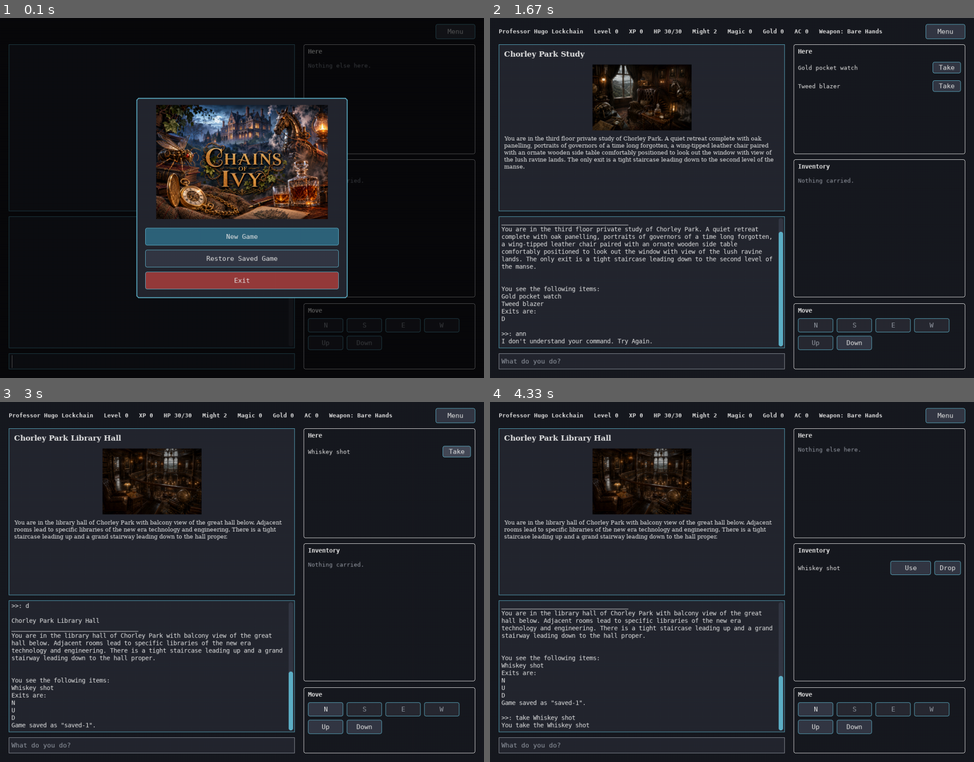
Above: before the commit, frames 1-4 (two rows, left to right).
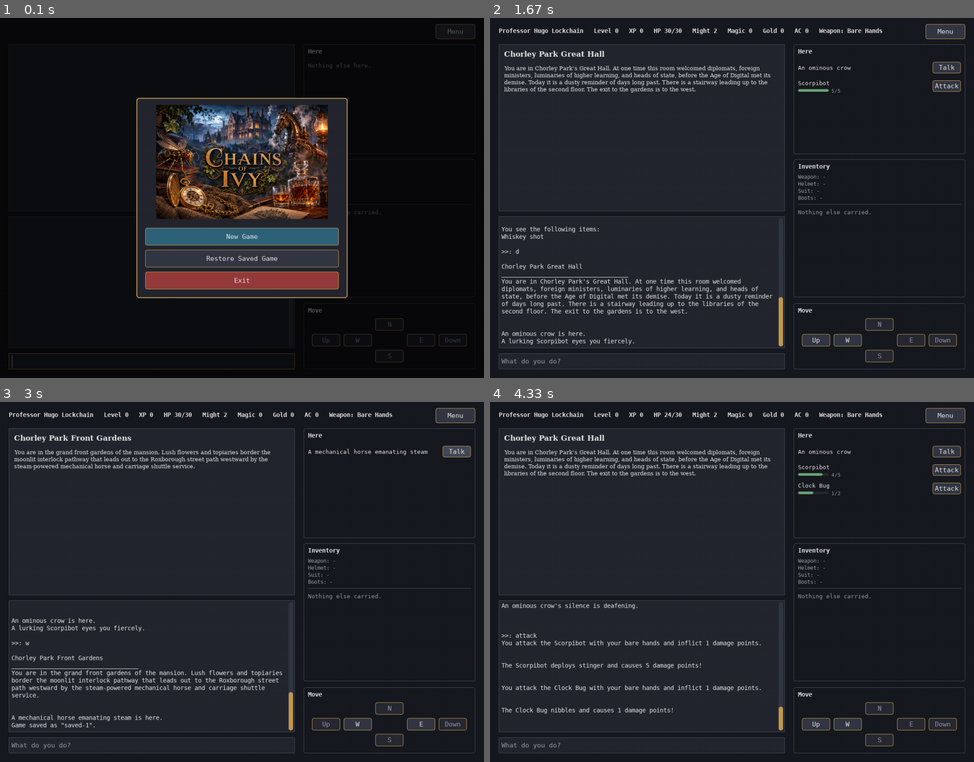
Above: after the commit, the same moments.

Repository: pkokosielis/Chains-of-Ivy
Game: pygame game, started from pygame_main.py
Same seed, same stepped clock (60 frames per second), same inputs: the game is played once before the commit and once after it.
Inputs (mouse positions are in pixels of both pictures, inside the frame that each line leads up to):
- Up to frame 1 (0.1 s): no input
- Up to frame 2 (1.67 s): click "New Game" at 0.38 s; type "ann" at 0.67 s; tap Enter at 1 s; press the mouse at (940, 342) at 1.25 s; move the mouse to (804, 230) at 1.35 s; release the mouse at (664, 122) at 1.48 s; press the mouse at (940, 342) at 1.58 s
- Up to frame 3 (3 s): move the mouse to (256, 614) at 1.68 s; release the mouse at (58, 502) at 1.82 s; press the mouse at (358, 726) at 1.92 s; move the mouse to (295, 679) at 2.02 s; release the mouse at (237, 632) at 2.15 s; press the mouse at (454, 416) at 2.25 s; move the mouse to (416, 564) at 2.35 s; release the mouse at (377, 711) at 2.48 s; click (450, 448) at 2.6 s, where only the run after the commit has a clickable "Talk"; tap Enter at 2.88 s
- Up to frame 4 (4.33 s): press the mouse at (911, 726) at 3.25 s; move the mouse to (775, 686) at 3.35 s; release the mouse at (640, 646) at 3.48 s; press the mouse at (780, 715) at 3.58 s; move the mouse to (785, 664) at 3.68 s; release the mouse at (790, 614) at 3.82 s; click (944, 452) at 3.93 s, where only the run after the commit has a clickable "Talk"; click (944, 470) at 4.27 s, where only the run after the commit has a clickable "Attack"

The runs differ from the first frame. In frame 1, 2.6% of the frame differs, in the area x 1-99%, y 1-98%; in frame 2, 13%; in frame 3, 12%; in frame 4, 13%.

Commit message:
Polish the Pygame GUI: colour, type, and five layout fixes
Continues the visual-review punch list (the "big three" - Scene pane,
persistent title, Here pane - already shipped) with the remaining
colour, type, and panel/layout items.

Colour: every panel border used the same cyan COLOR_ACCENT, including
the focused command input, so nothing stood out because everything was
accented. Idle panels (Scene, Log, Here, Inventory, Move) now use a new
muted COLOR_BORDER; COLOR_ACCENT is reserved for focus/active state
(the focused input, buttons, the scrollbar thumb, an open dropdown, a
modal) and its value shifted from cool cyan to a warm brass/amber to
sit alongside the art instead of fighting it. A healthy HP bar no
longer reuses the accent - HP is its own semantic (COLOR_HP_OK green,
COLOR_ERROR red under 30%), not "this is the focused thing."

Type: modal prose (confirmations, save-name prompt, the game-over
banner) moved to the serif face already used for the Scene pane,
consistent narrative tone throughout. The stats bar went from 13px to
15px first, which wrapped "Weapon: Bare Hands" onto a second line at
981px against 960px available (measured, not guessed); settled on 14px
(872px), still a legibility bump over the original that fits on one
line.

Panel/layout notes:
 - Room.getExits() and its "Exits are: N S D" log spam are gone - the
   Move panel's buttons already say this, and nothing else in the
   engine or tests called the method.
 - "stats"/"inventory" no longer dump the same numbers already shown
   in the top bar / Inventory pane into the log; they pulse an
   accent-colored border on the relevant panel for 0.6s instead.
 - Direction buttons are now a compass rose (DIRECTION_GRID: N above,
   S below, W/E either side of center, Up/Down flanking that row)
   instead of a left-to-right list of six.
 - The Inventory pane gained an always-visible Equip Slots block
   (Weapon/Helmet/Suit/Boots), so "what am I wearing" isn't buried in
   a single Armor Class number.
 - Inventory items still awaiting turn-in (item.npcRequestor's quest
   is Pending) are named in accent color with "-> NPC name", so a
   quest item reads as an open task while it's in the pack, not just
   another line.

Verified by rendering the real app offscreen: the compass rose was
checked against a room with an asymmetric exit set (N/S/Up only) to
confirm enabled/disabled buttons land in the right grid cells, not
just a plausible-looking layout. The equip-slot + quest-suffix work
was checked against a name text that's actually long enough to
threaten the button columns, confirming the new clip region holds.
83 tests pass.

Co-Authored-By: Claude Sonnet 5 <noreply@anthropic.com>

Diff:
--- a/engine/Room.py
+++ b/engine/Room.py
@@ -102,7 +102,6 @@
          iowPrint ("You see the following items:")
          for item in self.items:
             iowPrint (item.getName())
-      self.getExits()
 
    def setAdjacentNorth(self, someRoom):
       self.north = someRoom
@@ -129,19 +128,3 @@
       for passage in self.blockedDirections:
          iowPrint ("A passage " + passage + " has been unblocked.")
       self.blockedDirections = []
-
-
-   def getExits(self):
-      iowPrint ("Exits are:")
-      if (self.north != None and not "North" in self.blockedDirections):
-         iowPrint ("N")
-      if (self.south != None and not "South" in self.blockedDirections):
-         iowPrint ("S")
-      if (self.east != None and not "East" in self.blockedDirections):
-         iowPrint ("E")
-      if (self.west != None and not "West" in self.blockedDirections):
-         iowPrint ("W")
-      if (self.up != None and not "Up" in self.blockedDirections):
-         iowPrint ("U")
-      if (self.down != None and not "Down" in self.blockedDirections):
-         iowPrint ("D")
--- a/pygame_main.py
+++ b/pygame_main.py
@@ -27,9 +27,11 @@
    COLOR_BACKGROUND,
    COLOR_SURFACE,
    COLOR_ACCENT,
+   COLOR_BORDER,
    COLOR_TEXT,
    COLOR_TEXT_DIM,
    COLOR_ERROR,
+   COLOR_HP_OK,
    COLOR_BUTTON_DISABLED,
    drawWrappedText,
    drawTopAlignedText,
@@ -44,6 +46,11 @@
 
 WINDOW_WIDTH = 1100
 WINDOW_HEIGHT = 820
+
+# How long the Stats bar / Inventory pane border flashes accent-colored
+# after "stats"/"inventory" is typed, pointing at the panel that already
+# has the answer instead of dumping the same numbers into the log again.
+HIGHLIGHT_PULSE_SECONDS = 0.6
 
 BANNER_IMAGE_PATH = ".images/game_banner.png"
 # Maps a Room's numeric ID to the art shown for it on the main screen.
@@ -93,6 +100,28 @@
    ("d", "down", "Down", "Down"),
 ]
 
+# Grid position (col, row) for each direction button, laid out as a compass
+# rose - N above, S below, W/E either side of center, Up/Down flanking the
+# W/E row - rather than a left-to-right list, so the shape reads as a map.
+DIRECTION_GRID = {
+   "n": (2, 0),
+   "u": (0, 1),
+   "w": (1, 1),
+   "e": (3, 1),
+   "d": (4, 1),
+   "s": (2, 2),
+}
+
+# (Character attribute, display label) for the four equip slots shown at
+# the top of the Inventory pane, so "what am I wearing" doesn't collapse
+# into a single Armor Class number.
+EQUIP_SLOTS = [
+   ("weapon", "Weapon"),
+   ("helmet", "Helmet"),
+   ("suit", "Suit"),
+   ("boots", "Boots"),
+]
+
 
 def initSetting():
    me = Character("Professor Hugo Lockchain")
@@ -141,7 +170,7 @@
 
    def draw(self, surface):
       super().draw(surface)
-      drawWrappedText(surface, self.question, self.questionRect, getFont(15), COLOR_TEXT)
+      drawWrappedText(surface, self.question, self.questionRect, getFont(15, serif=True), COLOR_TEXT)
 
 
 class ExitScreen(Modal):
@@ -169,7 +198,7 @@
 
    def draw(self, surface):
       super().draw(surface)
-      drawWrappedText(surface, "What would you like to do?", self.titleRect, getFont(15), COLOR_TEXT)
+      drawWrappedText(surface, "What would you like to do?", self.titleRect, getFont(15, serif=True), COLOR_TEXT)
 
 
 class SaveNameScreen(Modal):
@@ -210,7 +239,7 @@
 
    def draw(self, surface):
       super().draw(surface)
-      drawWrappedText(surface, "Name this save:", self.titleRect, getFont(15), COLOR_TEXT, align="left")
+      drawWrappedText(surface, "Name this save:", self.titleRect, getFont(15, serif=True), COLOR_TEXT, align="left")
       if self.showError:
          drawWrappedText(surface, "Please enter a valid name.", self.errorRect, getFont(12),
                           COLOR_ERROR, align="left")
@@ -237,7 +266,7 @@
 
    def draw(self, surface):
       super().draw(surface)
-      drawWrappedText(surface, "Game saved! Continue playing?", self.questionRect, getFont(15), COLOR_TEXT)
+      drawWrappedText(surface, "Game saved! Continue playing?", self.questionRect, getFont(15, serif=True), COLOR_TEXT)
 
 
 DEFAULT_BANNER_TEXT = "Chains of Ivy"
@@ -288,7 +317,7 @@
       if self.bannerImage is not None:
          surface.blit(self.bannerImage, self.bannerImage.get_rect(center=self.bannerRect.center))
       else:
-         drawWrappedText(surface, self.banner, self.bannerRect, getFont(17, bold=True), COLOR_TEXT)
+         drawWrappedText(surface, self.banner, self.bannerRect, getFont(19, bold=True, serif=True), COLOR_TEXT)
 
 
 class LoadPickerScreen(Modal):
@@ -325,7 +354,7 @@
 
    def draw(self, surface):
       super().draw(surface)
-      drawWrappedText(surface, "Load which saved game?", self.titleRect, getFont(15), COLOR_TEXT, align="left")
+      drawWrappedText(surface, "Load which saved game?", self.titleRect, getFont(15, serif=True), COLOR_TEXT, align="left")
       if self.noSavesRect:
          drawWrappedText(surface, "No saved games found.", self.noSavesRect, getFont(14),
                           COLOR_TEXT_DIM, align="left")
@@ -344,6 +373,9 @@
       self.currentRoom = None
       self.player = None
 
+      self.statsHighlightTimer = 0.0
+      self.inventoryHighlightTimer = 0.0
+
       self.modalStack = ModalStack()
 
       # Left column: the Scene pane (room title + art + description) always
@@ -366,6 +398,7 @@
 
       self.inventoryPaneRect = pygame.Rect(690, 322, 390, 314)
       self.inventoryButtons = []
+      self.inventoryNameWidth = self.inventoryPaneRect.width - 20 - 92 - 8 - 60 - 8
 
       self.adminMenu = DropdownMenu(
          (WINDOW_WIDTH - 110, 14, 90, 34), "Menu",
@@ -380,16 +413,22 @@
       self.modalStack.push(StartScreen(), self.handleStartChoice)
 
    def _buildDirectionButtons(self):
+      """Lays out N/S/E/W/Up/Down as a compass rose (DIRECTION_GRID) rather
+      than a left-to-right list of six buttons, so the shape reads as a
+      map - N above, S below, W/E either side of center, Up/Down flanking
+      that middle row."""
       self.directionPaneRect = pygame.Rect(690, 650, 390, 150)
-      btnWidth, btnHeight, gap = 80, 32, 8
-      startX = self.directionPaneRect.x + 10
-      compassY = self.directionPaneRect.y + 34
-      updownY = compassY + btnHeight + gap
-
-      for index, (actionChar, _attrName, _blockedLabel, label) in enumerate(DIRECTION_INFO):
-         row, col = divmod(index, 4)
+      rect = self.directionPaneRect
+      btnWidth, btnHeight, gap = 64, 28, 8
+      columns = 5
+      gridWidth = columns * btnWidth + (columns - 1) * gap
+      startX = rect.x + (rect.width - gridWidth) // 2
+      topY = rect.y + 34
+
+      for actionChar, _attrName, _blockedLabel, label in DIRECTION_INFO:
+         col, row = DIRECTION_GRID[actionChar]
          x = startX + col * (btnWidth + gap)
-         y = compassY if row == 0 else updownY
+         y = topY + row * (btnHeight + gap)
          button = Button((x, y, btnWidth, btnHeight), label,
                           on_click=lambda a=actionChar: self.onDirectionClick(a))
          self.directionButtons[actionChar] = button
@@ -422,6 +461,17 @@
 
       if action == "save":
          self.confirmSaveAs()
+         return
+
+      if action == "stats":
+         # Stats are already always visible in the top bar; pulse it
+         # instead of dumping the same numbers into the log again.
+         self.statsHighlightTimer = HIGHLIGHT_PULSE_SECONDS
+         return
+
+      if action == "inventory":
+         # Same reasoning: the Inventory pane already shows this.
+         self.inventoryHighlightTimer = HIGHLIGHT_PULSE_SECONDS
          return
 
       if action == "talk":
@@ -671,6 +721,12 @@
          button.enabled = bool(room) and getattr(room, attrName) is not None \
             and blockedLabel not in room.blockedDirections
 
+   def _inventoryItemsStartY(self):
+      """Y where the item-row list begins, below the title and the four
+      equip-slot lines drawInventoryPane() always renders above it - kept
+      as one method so the two never drift apart."""
+      return self.inventoryPaneRect.y + 32 + len(EQUIP_SLOTS) * 16 + 16
+
    def refreshInventory(self):
       self.inventoryButtons = []
       if not self.player or not self.player.inventory:
@@ -682,7 +738,11 @@
       useWidth, dropWidth, buttonGap = 92, 60, 8
       x = self.inventoryPaneRect.x + 10
       nameWidth = self.inventoryPaneRect.width - 20 - useWidth - buttonGap - dropWidth - buttonGap
-      y = self.inventoryPaneRect.y + 40
+      # Stashed for drawInventoryPane(), which clips item-name text (a
+      # quest item's name plus its "-> NPC" suffix can otherwise run into
+      # the buttons) to exactly this width.
+      self.inventoryNameWidth = nameWidth
+      y = self._inventoryItemsStartY()
 
       for item in self.player.inventory:
          equipped = item is self.player.weapon or item is self.player.helmet \
@@ -756,7 +816,9 @@
       # longer than the space left before the admin menu button - e.g. a
       # long weapon name - and the whole top bar (y 0-60) is reserved for it.
       statsRect = pygame.Rect(20, 4, self.adminMenu.toggleButton.rect.x - 30, 52)
-      drawWrappedText(self.screen, statsText, statsRect, getFont(13, bold=True), COLOR_TEXT, align="left")
+      if self.statsHighlightTimer > 0:
+         pygame.draw.rect(self.screen, COLOR_ACCENT, statsRect.inflate(12, 8), width=2, border_radius=4)
+      drawWrappedText(self.screen, statsText, statsRect, getFont(14, bold=True), COLOR_TEXT, align="left")
 
    def drawScenePane(self):
       """The room title, art (when this room has any), and description -
@@ -765,7 +827,7 @@
       logged) so where you are never scrolls out of view."""
       rect = self.scenePaneRect
       pygame.draw.rect(self.screen, COLOR_SURFACE, rect)
-      pygame.draw.rect(self.screen, COLOR_ACCENT, rect, width=1)
+      pygame.draw.rect(self.screen, COLOR_BORDER, rect, width=1)
       if not self.currentRoom:
          return
 
@@ -799,7 +861,7 @@
       path, not just movement and inventory management."""
       rect = self.herePaneRect
       pygame.draw.rect(self.screen, COLOR_BACKGROUND, rect)
-      pygame.draw.rect(self.screen, COLOR_TEXT, rect, width=1, border_radius=4)
+      pygame.draw.rect(self.screen, COLOR_BORDER, rect, width=1, border_radius=4)
       titleSurf = getFont(14, bold=True).render("Here", True, COLOR_TEXT)
       self.screen.blit(titleSurf, (rect.x + 10, rect.y + 8))
 
@@ -825,7 +887,7 @@
             barRect = pygame.Rect(rect.x + 10, button.rect.bottom - 6, 70, 6)
             pygame.draw.rect(self.screen, COLOR_BUTTON_DISABLED, barRect, border_radius=3)
             fillRect = pygame.Rect(barRect.x, barRect.y, int(barRect.width * hpFraction), barRect.height)
-            barColor = COLOR_ERROR if hpFraction < 0.3 else COLOR_ACCENT
+            barColor = COLOR_ERROR if hpFraction < 0.3 else COLOR_HP_OK
             if fillRect.width > 0:
                pygame.draw.rect(self.screen, barColor, fillRect, border_radius=3)
             hpSurf = hpFont.render(hpText, True, COLOR_TEXT_DIM)
@@ -837,27 +899,60 @@
    def drawInventoryPane(self):
       rect = self.inventoryPaneRect
       pygame.draw.rect(self.screen, COLOR_BACKGROUND, rect)
-      pygame.draw.rect(self.screen, COLOR_TEXT, rect, width=1, border_radius=4)
+      highlighted = self.inventoryHighlightTimer > 0
+      borderColor = COLOR_ACCENT if highlighted else COLOR_BORDER
+      pygame.draw.rect(self.screen, borderColor, rect, width=(2 if highlighted else 1), border_radius=4)
       titleSurf = getFont(14, bold=True).render("Inventory", True, COLOR_TEXT)
       self.screen.blit(titleSurf, (rect.x + 10, rect.y + 8))
 
+      # Equip slots always show, even with nothing carried, since "what am
+      # I wearing" is meaningful on its own rather than collapsing into a
+      # single Armor Class number.
+      equipFont = getFont(12)
+      equipY = rect.y + 32
+      player = self.player
+      for attrName, label in EQUIP_SLOTS:
+         equipped = getattr(player, attrName) if player else None
+         text = label + ": " + (equipped.getName() if equipped else "-")
+         color = COLOR_TEXT if equipped else COLOR_TEXT_DIM
+         equipSurf = equipFont.render(text, True, color)
+         self.screen.blit(equipSurf, (rect.x + 10, equipY))
+         equipY += 16
+
+      dividerY = equipY + 6
+      pygame.draw.line(self.screen, COLOR_BORDER, (rect.x + 10, dividerY), (rect.right - 10, dividerY))
+
       if not self.inventoryButtons:
-         emptySurf = getFont(13).render("Nothing carried.", True, COLOR_TEXT_DIM)
-         self.screen.blit(emptySurf, (rect.x + 10, rect.y + 40))
+         emptySurf = getFont(13).render("Nothing else carried.", True, COLOR_TEXT_DIM)
+         self.screen.blit(emptySurf, (rect.x + 10, self._inventoryItemsStartY()))
          return
 
       nameFont = getFont(13)
+      nameRect = pygame.Rect(rect.x + 10, 0, self.inventoryNameWidth, 20)
+      previousClip = self.screen.get_clip()
       for item, useButton, dropButton in self.inventoryButtons:
-         nameSurf = nameFont.render(item.getName(), True, COLOR_TEXT)
+         # Quest items (still awaiting turn-in) are called out in accent
+         # color with who they're for, so carrying one reads as an open
+         # task rather than just another line in the pack.
+         requestor = item.npcRequestor
+         pendingQuest = requestor is not None and requestor.getQuestFulfilledStatus() == "Pending"
+         nameText = item.getName() + ("  -> " + requestor.getName() if pendingQuest else "")
+         nameColor = COLOR_ACCENT if pendingQuest else COLOR_TEXT
+
+         nameSurf = nameFont.render(nameText, True, nameColor)
          nameY = useButton.rect.y + (useButton.rect.height - nameSurf.get_height()) // 2
+         nameRect.y = nameY
+         self.screen.set_clip(nameRect)
          self.screen.blit(nameSurf, (rect.x + 10, nameY))
+         self.screen.set_clip(previousClip)
+
          useButton.draw(self.screen)
          dropButton.draw(self.screen)
 
    def drawDirectionPane(self):
       rect = self.directionPaneRect
       pygame.draw.rect(self.screen, COLOR_BACKGROUND, rect)
-      pygame.draw.rect(self.screen, COLOR_TEXT, rect, width=1, border_radius=4)
+      pygame.draw.rect(self.screen, COLOR_BORDER, rect, width=1, border_radius=4)
       titleSurf = getFont(14, bold=True).render("Move", True, COLOR_TEXT)
       self.screen.blit(titleSurf, (rect.x + 10, rect.y + 8))
       for button in self.directionButtons.values():
@@ -908,6 +1003,8 @@
             self.handleEvent(event)
          self.commandInput.update(dt)
          self.modalStack.update(dt)
+         self.statsHighlightTimer = max(0.0, self.statsHighlightTimer - dt)
+         self.inventoryHighlightTimer = max(0.0, self.inventoryHighlightTimer - dt)
          self.draw()
       pygame.quit()
 
--- a/pygame_widgets.py
+++ b/pygame_widgets.py
@@ -11,7 +11,14 @@
 
 COLOR_BACKGROUND = (24, 26, 32)
 COLOR_SURFACE = (36, 39, 48)
-COLOR_ACCENT = (94, 176, 200)
+# Warm brass/amber rather than the previous cool cyan, to sit alongside the
+# art (lamplight, brass, mahogany) instead of fighting it. Reserved for
+# focus/active state - the one thing on screen that should currently draw
+# the eye - not used as a default idle-panel border; see COLOR_BORDER.
+COLOR_ACCENT = (196, 154, 82)
+# Idle-panel border: visible against the background without competing with
+# COLOR_ACCENT's "this is focused/active" meaning.
+COLOR_BORDER = (72, 76, 90)
 COLOR_TEXT = (230, 230, 230)
 COLOR_TEXT_DIM = (150, 155, 165)
 COLOR_BUTTON = (52, 56, 68)
@@ -21,6 +28,9 @@
 COLOR_PRIMARY_HOVER = (60, 122, 148)
 COLOR_ERROR = (150, 60, 60)
 COLOR_ERROR_HOVER = (176, 74, 74)
+# A healthy HP bar reads as "fine", not "this is the focused thing" - its
+# own semantic color, decoupled from COLOR_ACCENT.
+COLOR_HP_OK = (108, 168, 118)
 COLOR_MODAL_OVERLAY = (0, 0, 0, 160)
 
 _fontCache = {}
@@ -261,7 +271,7 @@
 
    def draw(self, surface):
       pygame.draw.rect(surface, COLOR_SURFACE, self.rect)
-      pygame.draw.rect(surface, COLOR_ACCENT if self.focused else COLOR_TEXT_DIM, self.rect, width=1)
+      pygame.draw.rect(surface, COLOR_ACCENT if self.focused else COLOR_BORDER, self.rect, width=1)
 
       font = getFont(15)
       showingPlaceholder = not self.value and not self.focused
@@ -364,7 +374,7 @@
 
    def draw(self, surface):
       pygame.draw.rect(surface, COLOR_SURFACE, self.rect)
-      pygame.draw.rect(surface, COLOR_ACCENT, self.rect, width=1)
+      pygame.draw.rect(surface, COLOR_BORDER, self.rect, width=1)
 
       font = getFont(14)
       lineHeight = font.get_linesize()
